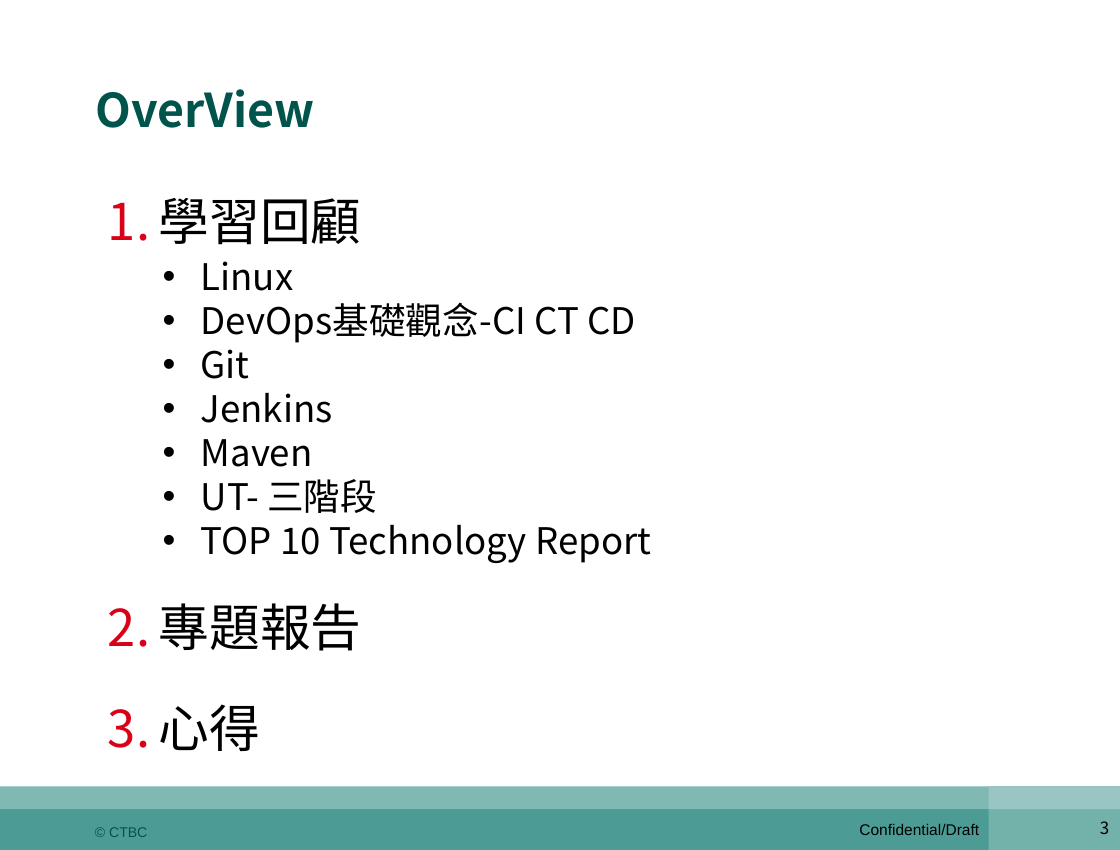
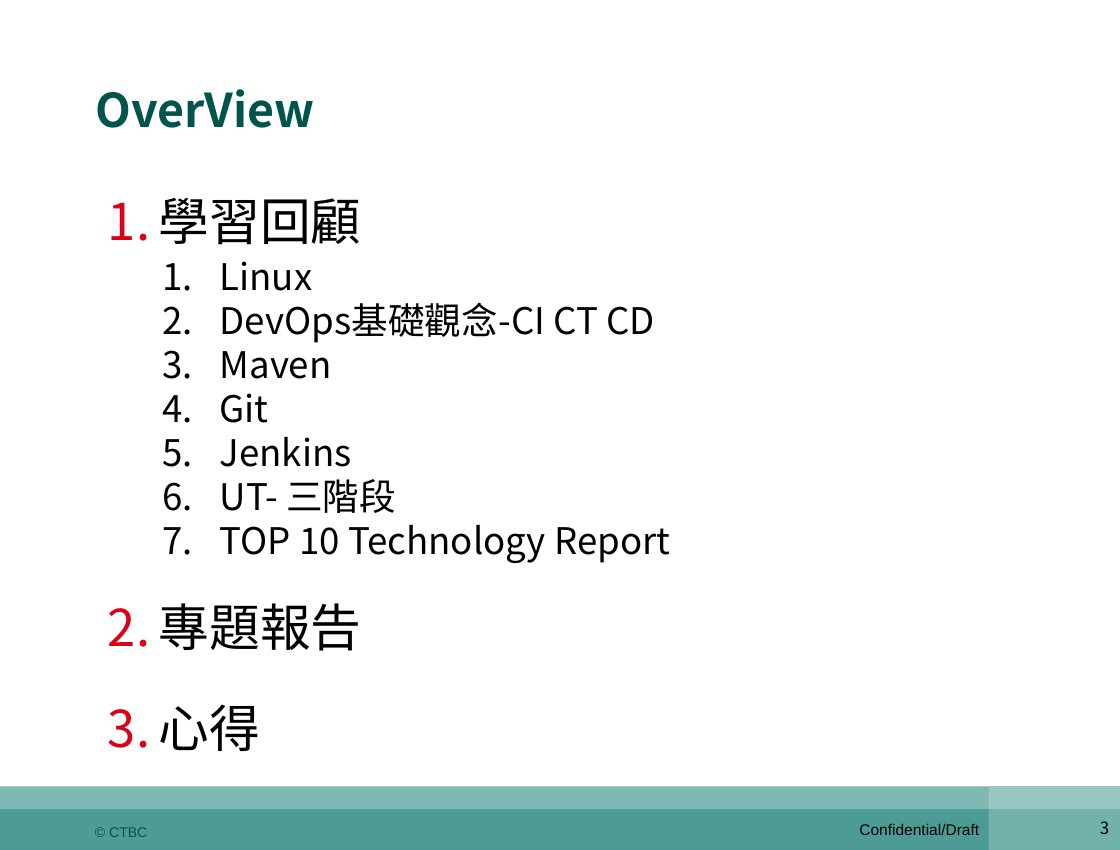
Before and after one commit to shaven105/duh, a slide deck: slide 3 of DevOps期末報告陸冠綸z00045984.pptx. Drawn at 1120x850 pixels with LibreOffice and Linux fonts; fonts in the diff are those of the drawing. Boxes give left, top, right and bottom in pixels: in the first picture for what was removed or moved away, otherwise in the second. Text is boxed around its words. In the diff, an @@ line names an element or a change of style, - is before the commit and + after.

```diff
--- a/DevOps期末報告陸冠綸z00045984.pptx
+++ b/DevOps期末報告陸冠綸z00045984.pptx
@@ text at (x1=220, y1=261, x2=670, y2=563): bullet • to 1. @@
@@ text at (x1=220, y1=341, x2=332, y2=379): paragraph added @@
+3. Maven
@@ text at (x1=201, y1=439, x2=313, y2=467): paragraph removed @@
-• Maven
```
Also in this commit, not shown: 10 other slides changed, 2 slides added, 2 other files.
